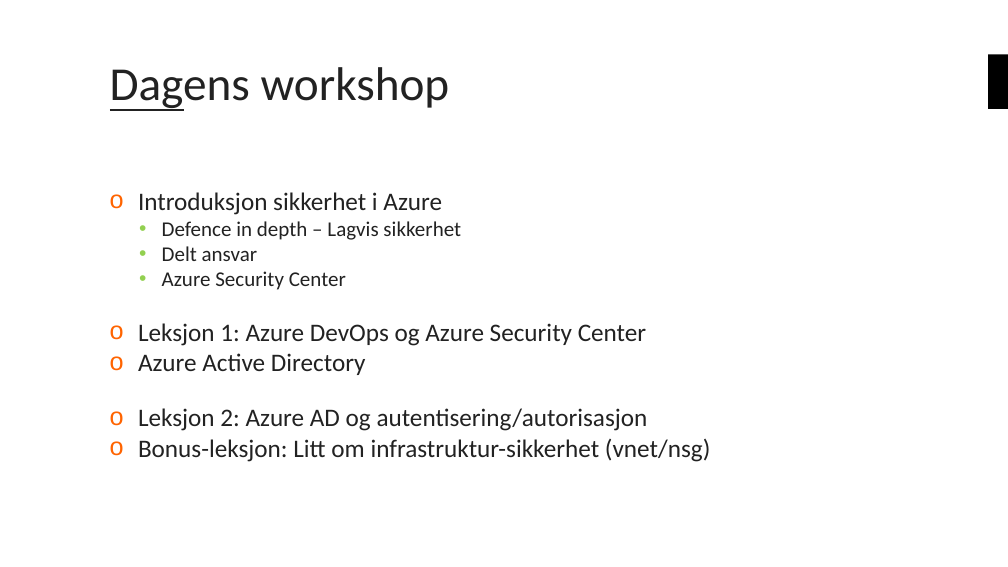
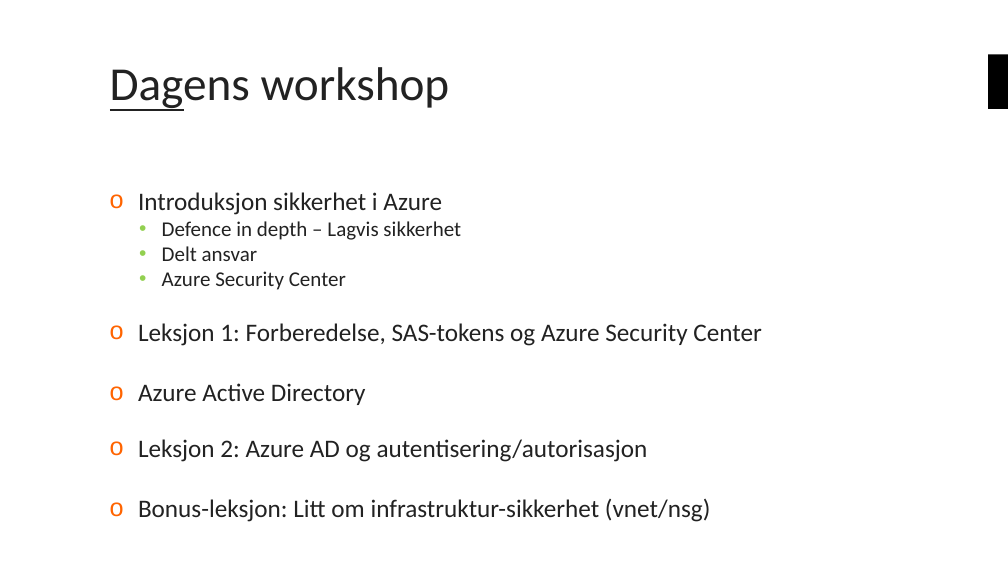
Before and after one commit to bouvet/azure-workshops, a slide deck: slide 4 of Workshop_3/Presentasjon/Azureskolen-Workshop#3.pptx. Drawn at 1008x567 pixels with LibreOffice and Linux fonts; fonts in the diff are those of the drawing; background and template pictures are left out. Boxes give left, top, right and bottom in pixels: in the first picture for what was removed or moved away, otherwise in the second. Text is boxed around its words. In the diff, an @@ line names an element or a change of style, - is before the commit and + after.

```diff
--- a/Workshop_3/Presentasjon/Azureskolen-Workshop#3.pptx
+++ b/Workshop_3/Presentasjon/Azureskolen-Workshop#3.pptx
@@ text at (x1=138, y1=323, x2=761, y2=346): text changed @@
-o Leksjon 1: Azure DevOps og Azure Security Center
+o Leksjon 1: Forberedelse, SAS-tokens og Azure Security Center
```
Also in this commit, not shown: 4 other slides changed, 1 other file.
